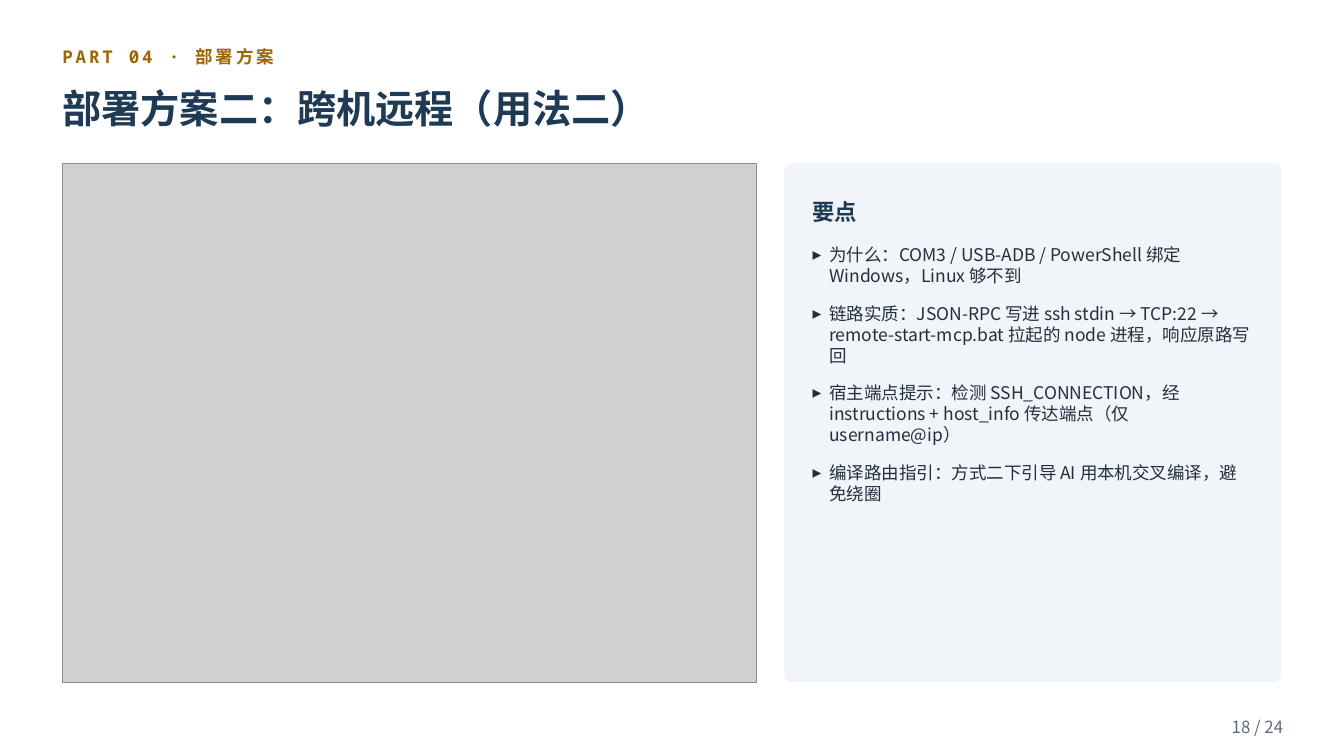
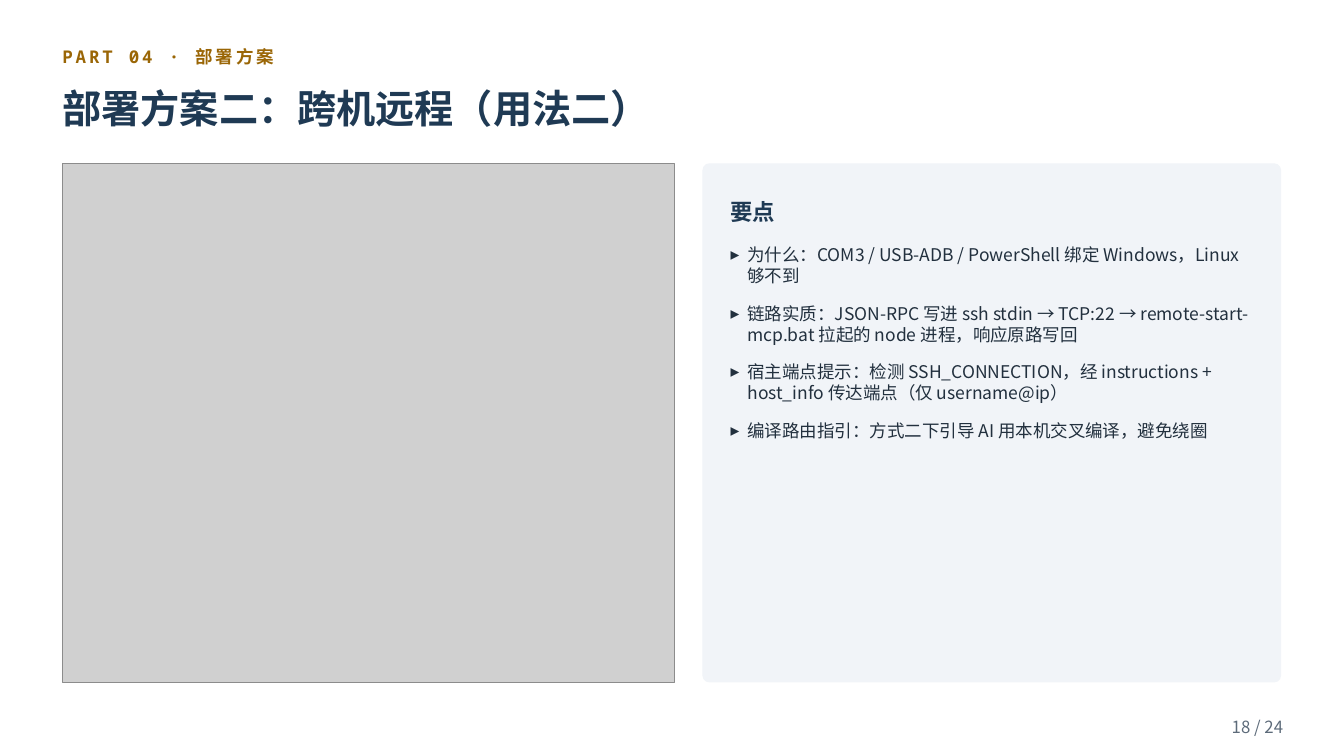
Before and after one commit to smk-h/embedded-mcp-toolkit, a slide deck: slide 18 of ppt/embedded-mcp-toolkit-项目介绍.pptx. Drawn at 1344x756 pixels with LibreOffice and Linux fonts; fonts in the diff are those of the drawing; grey boxes stand for pictures. Boxes give left, top, right and bottom in pixels: in the first picture for what was removed or moved away, otherwise in the second. Text is boxed around its words. In the diff, an @@ line names an element or a change of style, - is before the commit and + after.

Commit message:
docs(ppt): 架构图改用 docs SVG 直引并新增 Linux 构建脚本
- build_ppt.mjs 三处架构图由 .tmp/*.png 改为引用 docs/项目简介/img/*.svg，
  消除对 gitignore 构建缓存素材的依赖，干净环境可一键重建
- 按 SVG 真实宽高比调整 S8/S14/S15 三页图片布局
- 新增 linux_build.sh：build.ps1 的 Linux/macOS 等价实现，自动探测 python3
- 重新生成成品 pptx，内嵌 SVG + PNG 兜底，体积由 1.2MB 降至 120KB

```diff
--- a/ppt/embedded-mcp-toolkit-项目介绍.pptx
+++ b/ppt/embedded-mcp-toolkit-项目介绍.pptx
@@ picture: place and size @@
-picture at (63, 163, 756, 683)
+picture at (63, 163, 675, 683)
@@ rounded rectangle: place and size @@
-rounded rectangle at (784, 163, 1281, 683)
+rounded rectangle at (703, 163, 1281, 683)
@@ text "要点": place and size @@
-text "要点" at (813, 201, 858, 222)
+text "要点" at (731, 201, 776, 222)
@@ text "为什么：COM3 / USB-ADB / PowerShell ..." rewrapped from (829, 246, 1250, 502) to (747, 246, 1249, 439) @@
```
Also in this commit, not shown: 2 other slides changed, 3 other files.
